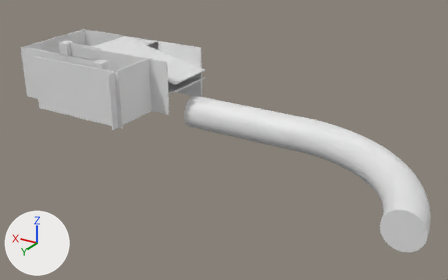
Before and after pictures for a commit that changed the glTF model art/3D/Track objects/U-turn.glb.
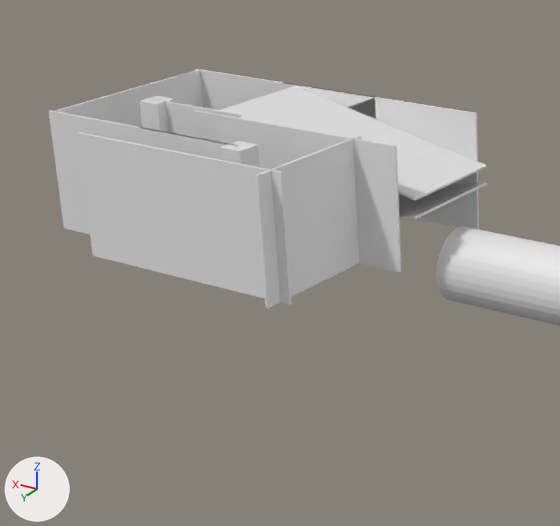
Each version appears first whole from a 50 mm camera at (-732.0, 798.0, 355.0) aimed at (-234.0, -32.0, -60.0), and next in a close-up on the part from 0% to 53% of the width and 0% to 79% of the height. The axes (+X, +Y, +Z) are drawn at lower left. The lights are the same throughout. Where no turn or scale is listed for an object, it has been applied to the vertices.

Names of what the first close-up shows: '1-col.001', '1-col.004', 'Cube-col', 'Cube-col.001', 'Cylinder-col', 'First U-turn-col', 'First-UTurn-col', 'First-UTurn-col.001', 'First-UTurn-col.002', 'First-UTurn-col.003', 'First-UTurn-col.005', 'First-UTurn-col.006'.
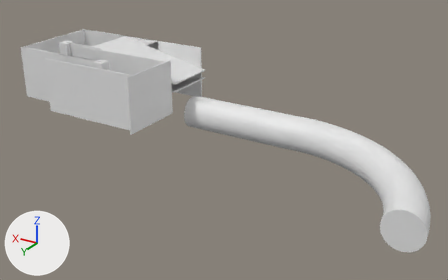
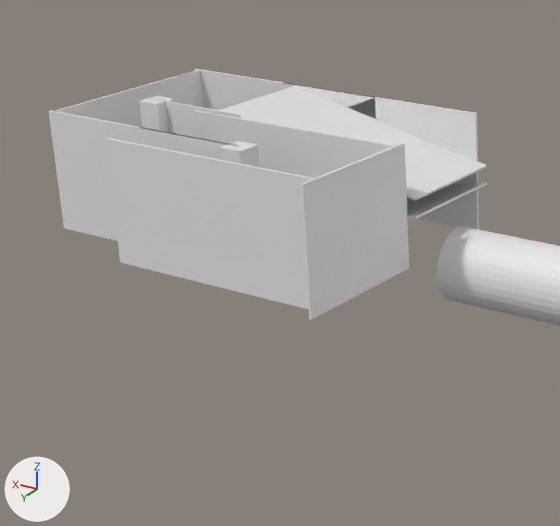
Patch to the scene script:
```diff
--- a/art/3D/Track objects/U-turn.glb.py
+++ b/art/3D/Track objects/U-turn.glb.py
@@ ob_first_u_turn_col @@
 ob_first_u_turn_col = bpy.data.objects.new('First U-turn-col', me_cube_003)
-ob_first_u_turn_col.location = (-60.0, -10.0, 0.0)
+ob_first_u_turn_col.location = (-100.0, -10.0, 0.0)
@@ ob_first_uturn_col_002 @@
 ob_first_uturn_col_002 = bpy.data.objects.new('First-UTurn-col.002', me_cube_002)
-ob_first_uturn_col_002.location = (30.0, 35.0, 0.0)
+ob_first_uturn_col_002.location = (0.0, 35.0, 0.0)
```

Boxes [x1, y1, x2, y2] around the edits, measured in the close-ups (560 x 526 px):
'First-UTurn-col.002', moved
    before: [77, 132, 292, 305]
    after: [106, 138, 314, 309]
'First U-turn-col', moved
    before: [255, 135, 362, 309]
    after: [300, 143, 409, 320]
